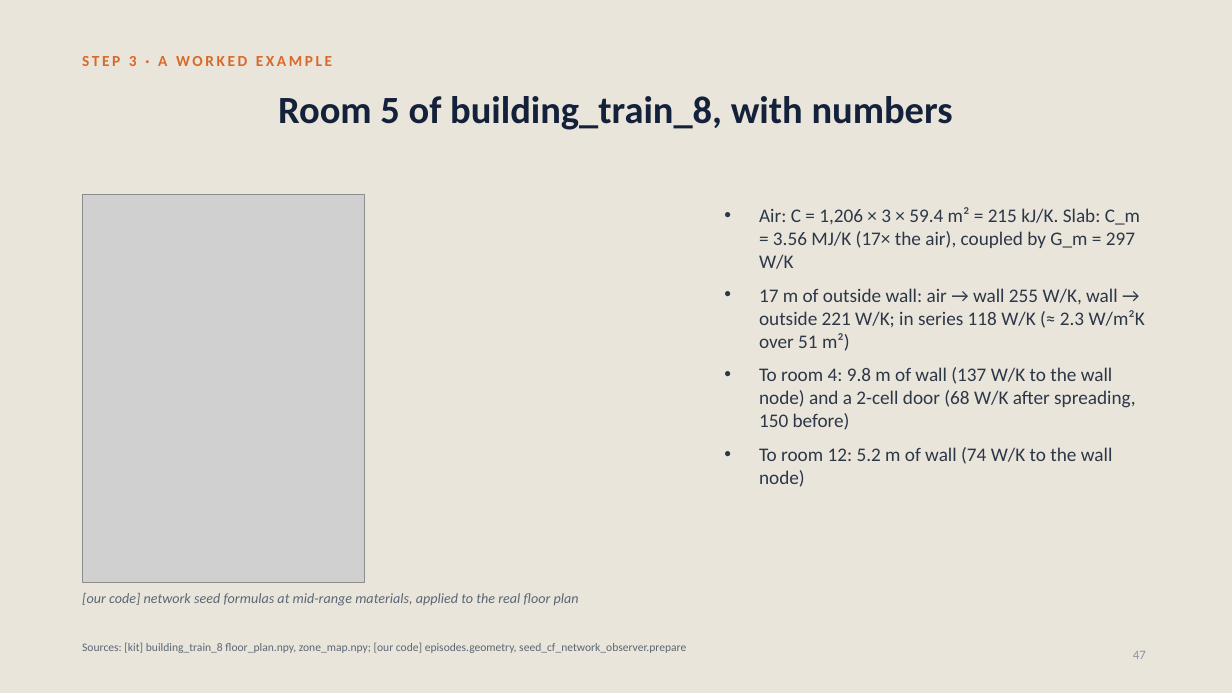
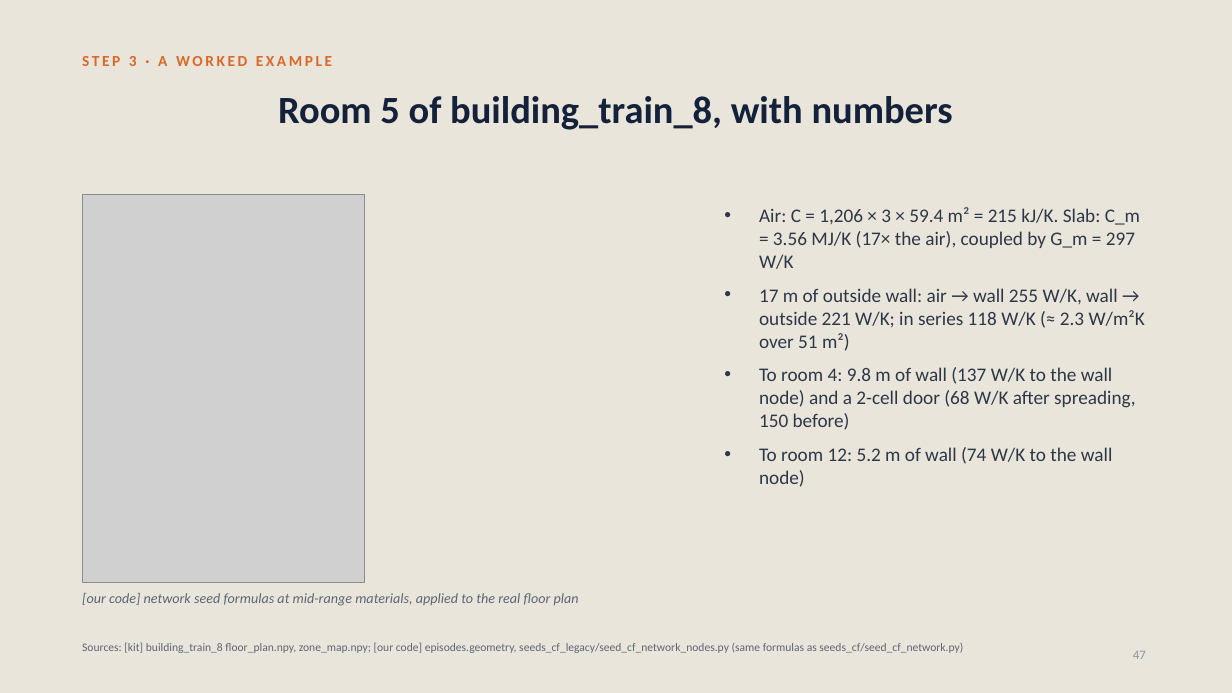
Before and after one commit to srivathsanb14/working-code, a slide deck: slide 47 of docs/One_Controller_for_Every_Building.pptx. Drawn at 1232x693 pixels with LibreOffice and Linux fonts; fonts in the diff are those of the drawing; grey boxes stand for pictures. Boxes give left, top, right and bottom in pixels: in the first picture for what was removed or moved away, otherwise in the second. Text is boxed around its words. In the diff, an @@ line names an element or a change of style, - is before the commit and + after.

```diff
--- a/docs/One_Controller_for_Every_Building.pptx
+++ b/docs/One_Controller_for_Every_Building.pptx
@@ text at (82, 642, 963, 653): text changed @@
-Sources: [kit] building_train_8 floor_plan.npy, zone_map.npy; [our code] episodes.geometry, seed_cf_network_observer.prepare
+Sources: [kit] building_train_8 floor_plan.npy, zone_map.npy; [our code] episodes.geometry, seeds_cf_legacy/seed_cf_network_nodes.py (same formulas as seeds_cf/seed_cf_network.py)
```
Also in this commit, not shown: 15 other slides changed, 1 slide added, 54 other files.
